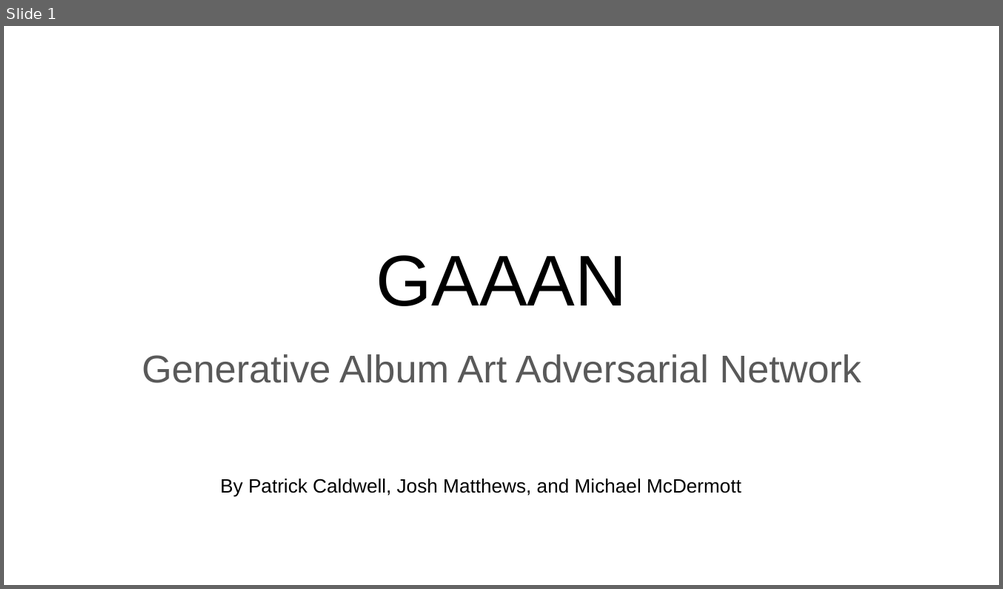
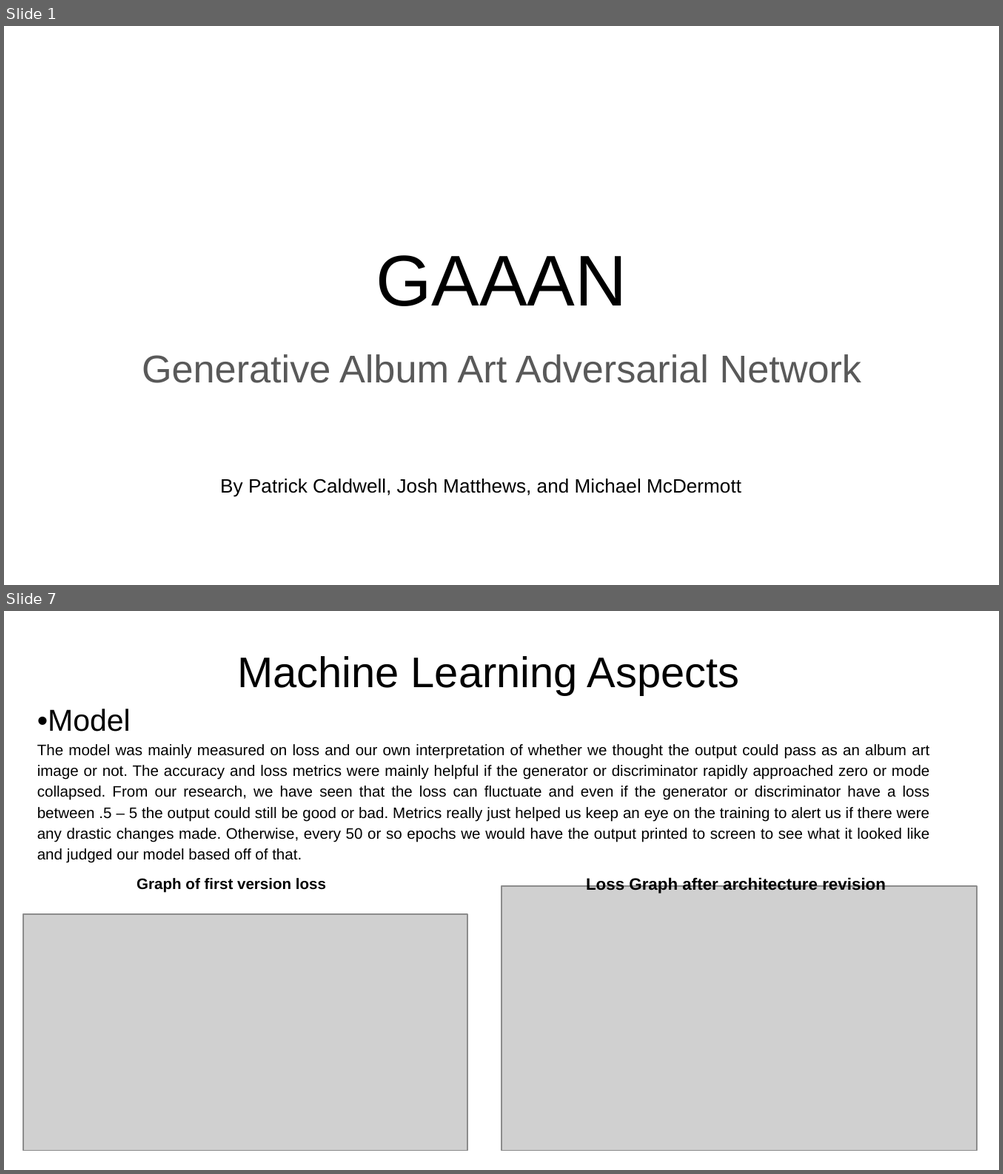
Before and after one commit to mmcdermott011/GAAAN, a slide deck: Deliverables/Final Presentation.pptx. Shown one above the other, each under a label of ours: slide 1 before the commit, slides 1 and 7 after it; the slides between them are not shown. The pictures are 1003x589 and 1003x1174 pixels, drawn with LibreOffice and Linux fonts; fonts in the diff are those of the drawing; grey boxes stand for pictures. Boxes give left, top, right and bottom in pixels: in the first picture for what was removed or moved away, otherwise in the second. Text is boxed around its words. In the diff, an @@ line names an element or a change of style, - is before the commit and + after.

```diff
--- a/Deliverables/Final Presentation.pptx
+++ b/Deliverables/Final Presentation.pptx
@@ slide 7 added at [4, 611, 999, 1170], background #FFFFFF @@
@@ title added at [237, 656, 740, 695], 31 pt, text #000000 @@
+Machine Learning Aspects
@@ text added at [37, 709, 930, 893], 11 pt, text #000000 @@
+•Model
+The model was mainly measured on loss and our own interpretation of whether we thought the output could pass as an album art image or not. The accuracy and loss metrics were mainly helpful if the generator or discriminator rapidly approached zero or mode collapsed. From our research, we have seen that the loss can fluctuate and even if the generator or discriminator have a loss between .5 – 5 the output could still be good or bad. Metrics really just helped us keep an eye on the training to alert us if there were any drastic changes made. Otherwise, every 50 or so epochs we would have the output printed to screen to see what it looked like and judged our model based off of that.
+Graph of first version loss
@@ text added at [586, 877, 885, 894], 12 pt, text #000000, bold @@
+Loss Graph after architecture revision
@@ picture added at [501, 886, 976, 1151] @@
@@ picture added at [23, 914, 466, 1151] @@
```
Also in this commit, not shown: 2 slides changed, 13 other slides added, 1 slide removed, 7 other files.
